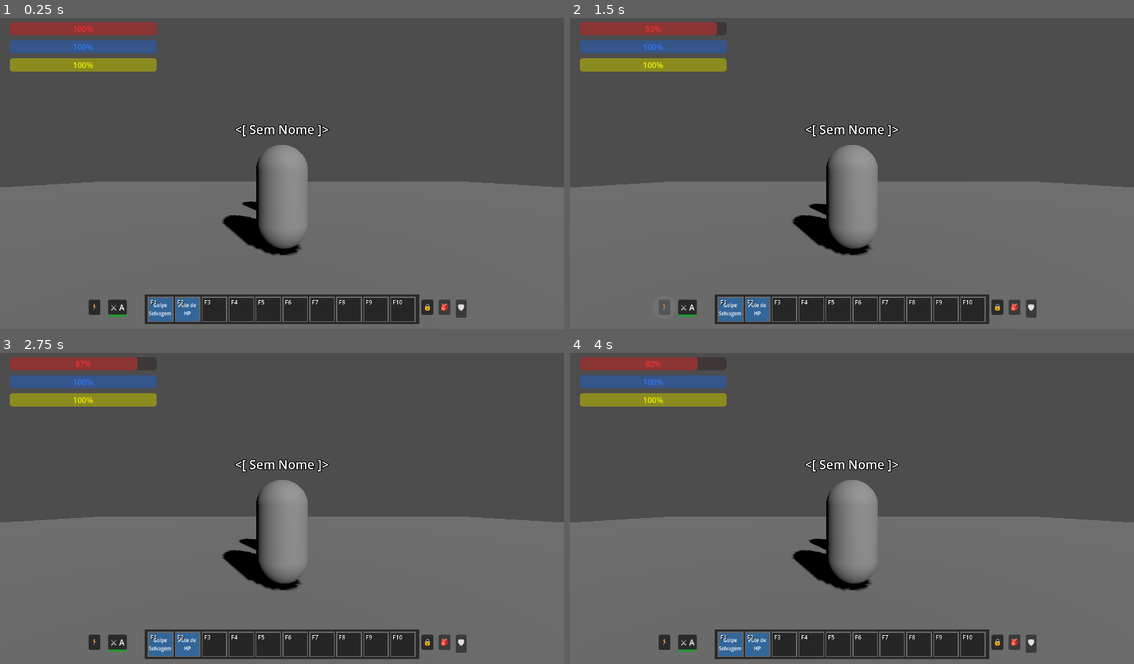
Above: before the commit, frames 1-4 (two rows, left to right).
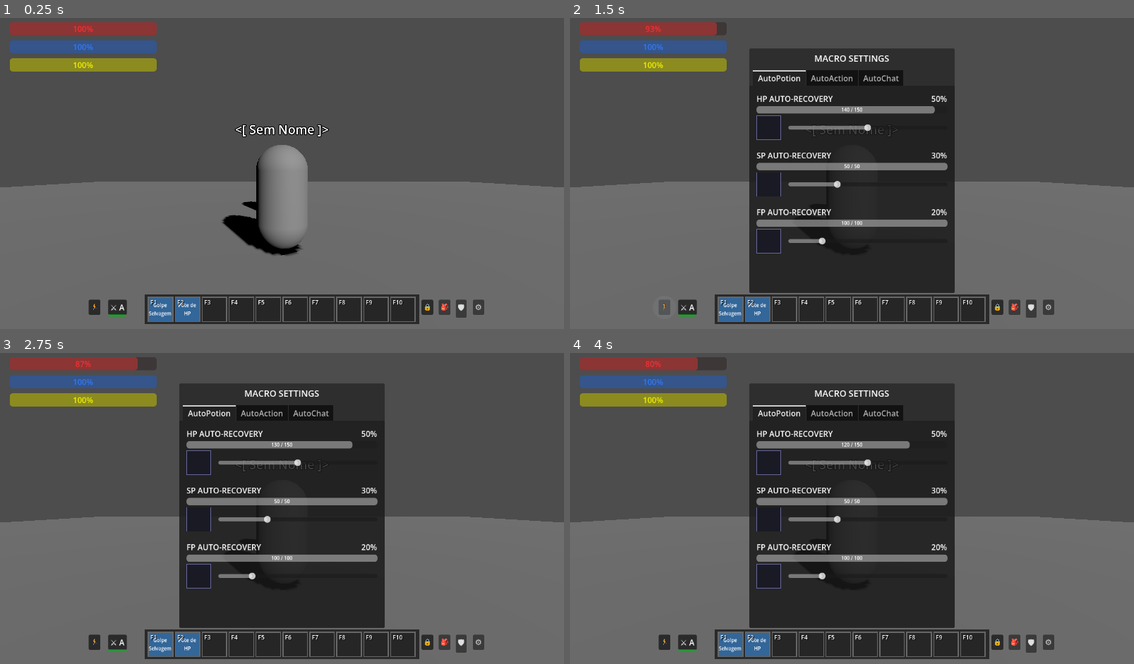
Above: after the commit, the same moments.

Repository: wellingtonpereira12/RFan-Online
Game: Godot game, scene res://levels/TestWorld.tscn
Same seed, same stepped clock (60 frames per second), same inputs: the game is played once before the commit and once after it. This scene is started directly instead of the project's main scene.
Inputs (mouse positions are in pixels of both pictures, inside the frame that each line leads up to):
- Up to frame 1 (0.25 s): no input
- Up to frame 2 (1.5 s): click (1049, 307) at 0.5 s, where only the run after the commit has a clickable "⚙️"; click "🏃" at 1.25 s
- Up to frame 3 (2.75 s): click "🚶" at 2 s
- Up to frame 4 (4 s): click "⚔️ A" at 2.75 s; click "⚔️ M" at 3.5 s

The runs differ from the first frame. In frame 1, less than 0.1% of the frame differs, in the area x 83-86%, y 90-96%; in frame 2, 27%; in frame 3, 27%; in frame 4, 27%, in the area x 31-86%, y 9-96%.

Commit message:
no message

Diff:
--- /dev/null
+++ b/r-fan-online/components/AutoPotionSystem.gd
@@ -0,0 +1,73 @@
+extends Node
+class_name AutoPotionSystem
+
+class PotConfig:
+	var item_id: String = ""
+	var threshold_pct: float = 0.5
+	var last_use_time: int = 0
+	var is_active: bool = false
+
+var hp_config = PotConfig.new()
+var sp_config = PotConfig.new()
+var fp_config = PotConfig.new()
+
+var cooldown_ms: int = 1000
+
+@onready var player = get_parent()
+var vitals: VitalsComponent = null
+var inventory: InventoryManager = null
+
+func _ready() -> void:
+	# Aguarda um frame para garantir que os componentes foram inicializados no Player
+	await get_tree().process_frame
+	vitals = player.get_node_or_null("VitalsComponent")
+	inventory = player.get_node_or_null("InventoryManager")
+
+func _process(_delta: float) -> void:
+	if not vitals or not inventory: return
+	if vitals.hp <= 0: return
+
+	var now = Time.get_ticks_msec()
+
+	_check_and_use(hp_config, vitals.hp, vitals.max_hp, "hp", now)
+	_check_and_use(sp_config, vitals.sp, vitals.max_sp, "sp", now)
+	_check_and_use(fp_config, vitals.fp, vitals.max_fp, "fp", now)
+
+func _check_and_use(config: PotConfig, current: int, max_val: int, type: String, now: int) -> void:
+	if config.item_id == "" or not config.is_active: return
+
+	if now - config.last_use_time < cooldown_ms: return
+
+	var pct = float(current) / float(max_val)
+	if pct <= config.threshold_pct:
+		_execute_use(config, type, now)
+
+func _execute_use(config: PotConfig, type: String, now: int) -> void:
+	# Tenta consumir
+	var success = inventory.consume_item_by_id(config.item_id, 1)
+	if success:
+		var item_data = ItemDatabase.get_item(config.item_id)
+		var valor = item_data.get("valor", 0)
+
+		match type:
+			"hp": vitals.restore_health(valor)
+			"sp": vitals.restore_sp(valor)
+			"fp": vitals.restore_fp(valor)
+
+		config.last_use_time = now
+	else:
+		# Acabou o item
+		config.item_id = ""
+		config.is_active = false
+
+func set_config(type: String, item_id: String, threshold: float):
+	var config = null
+	match type:
+		"hp": config = hp_config
+		"sp": config = sp_config
+		"fp": config = fp_config
+
+	if config:
+		config.item_id = item_id
+		config.threshold_pct = threshold
+		config.is_active = (item_id != "")
--- a/r-fan-online/components/InventoryManager.gd
+++ b/r-fan-online/components/InventoryManager.gd
@@ -118,3 +118,10 @@
 
 	inventory_updated.emit(from_index)
 	inventory_updated.emit(to_index)
+
+func get_total_amount(item_id: String) -> int:
+	var total = 0
+	for slot in slots:
+		if slot["id"] == item_id:
+			total += slot["amount"]
+	return total
--- a/r-fan-online/components/VitalsComponent.gd
+++ b/r-fan-online/components/VitalsComponent.gd
@@ -36,6 +36,17 @@
 	hp = clampi(hp + amount, 0, max_hp)
 	hp_changed.emit(hp, max_hp)
 
+func restore_sp(amount: int) -> void:
+	if hp <= 0: return # Não recupera SP se estiver morto
+	sp = clampi(sp + amount, 0, max_sp)
+	sp_changed.emit(sp, max_sp)
+
+func restore_fp(amount: int) -> void:
+	if hp <= 0: return
+	fp_pool = clampf(fp_pool + float(amount), 0.0, float(max_fp))
+	fp = int(fp_pool)
+	fp_changed.emit(fp, max_fp)
+
 func take_damage(amount: int) -> void:
 	if hp <= 0: return
 	hp = clampi(hp - amount, 0, max_hp)
--- a/r-fan-online/entities/player/Player.gd
+++ b/r-fan-online/entities/player/Player.gd
@@ -80,6 +80,16 @@
 	hud_instance.add_child(equip_ui)
 	equip_ui.setup(equipment_manager)
 
+	# Inicializar MacroUI
+	var macro_scene = preload("res://ui/macro/MacroUI.tscn")
+	var macro_ui = macro_scene.instantiate()
+	hud_instance.add_child(macro_ui)
+
+	# Inicializar Auto Potion System
+	var pot_system = AutoPotionSystem.new()
+	pot_system.name = "AutoPotionSystem"
+	add_child(pot_system)
+
 	# Adicionar equipamentos de teste ao inventário
 	inventory_manager.add_item("espada_ferro", 1)
 	inventory_manager.add_item("capacete_couro", 1)
@@ -97,7 +107,7 @@
 	inventory_manager.add_item("pote_hp_p", 120)
 	inventory_manager.add_item("pote_sp_p", 50)
 	inventory_manager.add_item("pote_fp", 99) # Adicionando a pote de FP!
-	inventory_manager.add_item("super_pote", 10)
+	inventory_manager.add_item("pote_fp", 10)
 
 	# --- ALQUIMIA GLOBAL (Injeção de Seleção do Singleton) ---
 	var p_name = GameManager.player_name
@@ -262,6 +272,12 @@
 		var eq_ui = get_tree().get_first_node_in_group("equipment_ui")
 		if eq_ui and eq_ui.visible:
 			eq_ui.visible = false
+			esc_handled = true
+
+		# 3. Fechar Macro se estiver aberto
+		var m_ui = get_tree().get_first_node_in_group("macro_ui")
+		if m_ui and m_ui.visible:
+			m_ui.visible = false
 			esc_handled = true
 
 		# 2. Desmarcar Target e parar ataque
--- a/r-fan-online/ui/hud/SkillBar.gd
+++ b/r-fan-online/ui/hud/SkillBar.gd
@@ -96,6 +96,15 @@
 	self.add_child(equip_btn)
 	equip_btn.position = Vector2(size.x + 75, 10)
 
+	# --- Botão de Macro Settings ---
+	var macro_btn = Button.new()
+	macro_btn.text = "⚙️" # Ícone de engrenagem para Macro/Settings
+	macro_btn.tooltip_text = "Macro Settings (Y)"
+	macro_btn.focus_mode = Control.FOCUS_NONE
+	macro_btn.pressed.connect(_on_macro_button_pressed)
+	self.add_child(macro_btn)
+	macro_btn.position = Vector2(size.x + 110, 10)
+
 	# --- CRIAR SKILLS DE TESTE PARA VOCÊ PODER ARRASTAR ---
 	var fake_skill1 = SkillResource.new()
 	fake_skill1.skill_name = "Ataque Básico"
@@ -129,6 +138,13 @@
 		equip_ui.visible = !equip_ui.visible
 	else:
 		print("EquipmentUI não encontrado!")
+
+func _on_macro_button_pressed() -> void:
+	var macro_ui = get_tree().get_first_node_in_group("macro_ui")
+	if macro_ui:
+		macro_ui.visible = !macro_ui.visible
+	else:
+		print("MacroUI não encontrado!")
 
 func _on_run_btn_toggled(pressed: bool) -> void:
 	is_running = pressed
--- /dev/null
+++ b/r-fan-online/ui/macro/AutoPotSlot.gd
@@ -0,0 +1,125 @@
+extends Panel
+class_name AutoPotSlot
+
+var icon_rect: TextureRect
+var amount_label: Label
+
+var item_id: String = ""
+var pot_type: String = "hp" # "hp", "sp", "fp"
+
+signal item_changed(new_item_id: String)
+
+func _ready() -> void:
+	custom_minimum_size = Vector2(50, 50)
+	mouse_filter = Control.MOUSE_FILTER_STOP
+
+	var style = StyleBoxFlat.new()
+	style.bg_color = Color(0.1, 0.1, 0.15, 0.8)
+	style.border_width_left = 1
+	style.border_width_top = 1
+	style.border_width_right = 1
+	style.border_width_bottom = 1
+	style.border_color = Color(0.4, 0.4, 0.6, 1.0)
+	add_theme_stylebox_override("panel", style)
+
+	icon_rect = get_node_or_null("IconRect")
+	amount_label = get_node_or_null("AmountLabel")
+
+	if not icon_rect:
+		icon_rect = TextureRect.new()
+		icon_rect.name = "IconRect"
+		icon_rect.expand_mode = TextureRect.EXPAND_IGNORE_SIZE
+		icon_rect.set_anchors_preset(Control.PRESET_FULL_RECT)
+		icon_rect.mouse_filter = Control.MOUSE_FILTER_IGNORE
+		add_child(icon_rect)
+
+	if not amount_label:
+		amount_label = Label.new()
+		amount_label.name = "AmountLabel"
+		amount_label.horizontal_alignment = HORIZONTAL_ALIGNMENT_RIGHT
+		amount_label.vertical_alignment = VERTICAL_ALIGNMENT_BOTTOM
+		amount_label.set_anchors_preset(Control.PRESET_BOTTOM_RIGHT)
+		amount_label.offset_right = -3
+		amount_label.add_theme_font_size_override("font_size", 12)
+		amount_label.add_theme_color_override("font_outline_color", Color.BLACK)
+		amount_label.add_theme_constant_override("outline_size", 4)
+		add_child(amount_label)
+
+	clear_slot()
+
+func set_item(id: String) -> void:
+	item_id = id
+	if item_id == "":
+		clear_slot()
+		return
+
+	var data = ItemDatabase.get_item(item_id)
+	if data.is_empty():
+		clear_slot()
+		return
+
+	if icon_rect:
+		if data.has("icon") and data["icon"] != null:
+			icon_rect.texture = data["icon"]
+			icon_rect.modulate = Color(1, 1, 1, 1)
+		else:
+			icon_rect.texture = null
+			icon_rect.modulate = Color(0.2, 0.6, 1, 1)
+
+	item_changed.emit(item_id)
+	_update_amount()
+
+func clear_slot() -> void:
+	item_id = ""
+	if icon_rect:
+		icon_rect.texture = null
+		icon_rect.modulate = Color(1, 1, 1, 0)
+	if amount_label:
+		amount_label.text = ""
+	item_changed.emit("")
+
+func _update_amount() -> void:
+	if item_id == "": return
+	var inv = get_tree().get_first_node_in_group("inventory_manager")
+	if inv:
+		var total = inv.get_total_amount(item_id)
+		if amount_label:
+			amount_label.text = str(total)
+		if total <= 0:
+			clear_slot()
+
+# --- Drag & Drop com Validação de Tipo de Potion ---
+func _can_drop_data(_at_position: Vector2, data: Variant) -> bool:
+	if typeof(data) != TYPE_DICTIONARY or data.get("type") != "inventory_slot":
+		return false
+
+	var item = data.get("data", {})
+
+	# 1. Deve ser do tipo "potion"
+	if item.get("tipo") != "potion":
+		return false
+
+	# 2. Valida o efeito contra o tipo do slot
+	var efeito = item.get("efeito", "")
+
+	# Lógica de permissão:
+	# Se a poção é híbrida (hp_sp), aceita em HP ou SP
+	# Se for específica, só aceita no seu respectivo slot
+	match pot_type:
+		"hp":
+			return efeito == "hp" or efeito == "hp_sp"
+		"sp":
+			return efeito == "sp" or efeito == "hp_sp"
+		"fp":
+			return efeito == "fp"
+
+	return false
+
+func _drop_data(_at_position: Vector2, data: Variant) -> void:
+	var id = data.get("data", {}).get("id", "")
+	set_item(id)
+
+func _gui_input(event: InputEvent) -> void:
+	if event is InputEventMouseButton and event.pressed:
+		if event.button_index == MOUSE_BUTTON_RIGHT:
+			clear_slot()
--- /dev/null
+++ b/r-fan-online/ui/macro/MacroUI.gd
@@ -0,0 +1,128 @@
+extends Control
+
+@onready var background = $Background
+@onready var hp_slider = $Background/TabContainer/AutoPotion/Margin/Sections/HPSection/HBox/Slider
+@onready var hp_val_label = $Background/TabContainer/AutoPotion/Margin/Sections/HPSection/Header/Value
+@onready var hp_slot_panel = $Background/TabContainer/AutoPotion/Margin/Sections/HPSection/HBox/Slot
+@onready var hp_bar = $Background/TabContainer/AutoPotion/Margin/Sections/HPSection/ProgressBar
+@onready var hp_status_label = $Background/TabContainer/AutoPotion/Margin/Sections/HPSection/ProgressBar/Status
+
+@onready var sp_slider = $Background/TabContainer/AutoPotion/Margin/Sections/SPSection/HBox/Slider
+@onready var sp_val_label = $Background/TabContainer/AutoPotion/Margin/Sections/SPSection/Header/Value
+@onready var sp_slot_panel = $Background/TabContainer/AutoPotion/Margin/Sections/SPSection/HBox/Slot
+@onready var sp_bar = $Background/TabContainer/AutoPotion/Margin/Sections/SPSection/ProgressBar
+@onready var sp_status_label = $Background/TabContainer/AutoPotion/Margin/Sections/SPSection/ProgressBar/Status
+
+@onready var fp_slider = $Background/TabContainer/AutoPotion/Margin/Sections/FPSection/HBox/Slider
+@onready var fp_val_label = $Background/TabContainer/AutoPotion/Margin/Sections/FPSection/Header/Value
+@onready var fp_slot_panel = $Background/TabContainer/AutoPotion/Margin/Sections/FPSection/HBox/Slot
+@onready var fp_bar = $Background/TabContainer/AutoPotion/Margin/Sections/FPSection/ProgressBar
+@onready var fp_status_label = $Background/TabContainer/AutoPotion/Margin/Sections/FPSection/ProgressBar/Status
+
+var hp_slot: AutoPotSlot
+var sp_slot: AutoPotSlot
+var fp_slot: AutoPotSlot
+
+var dragging = false
+var drag_offset = Vector2.ZERO
+
+func _ready() -> void:
+	visible = false
+
+	# Importante: O painel pai do slot DEVE ignorar o mouse para o slot (filho) receber o drop
+	hp_slot_panel.mouse_filter = Control.MOUSE_FILTER_IGNORE
+	sp_slot_panel.mouse_filter = Control.MOUSE_FILTER_IGNORE
+	fp_slot_panel.mouse_filter = Control.MOUSE_FILTER_IGNORE
+
+	# Inicializa os slots
+	hp_slot = _setup_slot(hp_slot_panel, "hp")
+	sp_slot = _setup_slot(sp_slot_panel, "sp")
+	fp_slot = _setup_slot(fp_slot_panel, "fp")
+
+	# Conecta sliders
+	hp_slider.value_changed.connect(_on_hp_slider_changed)
+	sp_slider.value_changed.connect(_on_sp_slider_changed)
+	fp_slider.value_changed.connect(_on_fp_slider_changed)
+
+	# Inicializa labels
+	_on_hp_slider_changed(hp_slider.value)
+	_on_sp_slider_changed(sp_slider.value)
+	_on_fp_slider_changed(fp_slider.value)
+
+	# Conecta sinal do inventário
+	var inv = get_tree().get_first_node_in_group("inventory_manager")
+	if inv:
+		inv.inventory_updated.connect(_on_inventory_updated)
+
+	# Ativa o arraste da janela pelo fundo
+	background.mouse_filter = Control.MOUSE_FILTER_STOP
+	background.gui_input.connect(_on_background_gui_input)
+
+func _setup_slot(panel: Panel, type: String) -> AutoPotSlot:
+	var slot = AutoPotSlot.new()
+	slot.pot_type = type
+	panel.add_child(slot)
+	slot.set_anchors_preset(Control.PRESET_FULL_RECT)
+	slot.item_changed.connect(_update_system_config.bind(type))
+	return slot
+
+func _on_inventory_updated(_idx: int) -> void:
+	if visible:
+		if hp_slot: hp_slot._update_amount()
+		if sp_slot: sp_slot._update_amount()
+		if fp_slot: fp_slot._update_amount()
+
+func _process(_delta: float) -> void:
+	if not visible: return
+
+	var player = get_tree().get_first_node_in_group("players")
+	if player and player.has_node("VitalsComponent"):
+		var vitals = player.get_node("VitalsComponent")
+		_update_bar(hp_bar, hp_status_label, vitals.hp, vitals.max_hp)
+		_update_bar(sp_bar, sp_status_label, vitals.sp, vitals.max_sp)
+		_update_bar(fp_bar, fp_status_label, vitals.fp, vitals.max_fp)
+
+func _update_bar(bar: ProgressBar, label: Label, current: int, max_val: int):
+	bar.max_value = max_val
+	bar.value = current
+	label.text = str(current) + " / " + str(max_val)
+
+func _update_system_config(_id: String, type: String) -> void:
+	var player = get_tree().get_first_node_in_group("players")
+	if not player: return
+	var system = player.get_node_or_null("AutoPotionSystem")
+	if not system: return
+
+	match type:
+		"hp": system.set_config("hp", hp_slot.item_id, hp_slider.value / 100.0)
+		"sp": system.set_config("sp", sp_slot.item_id, sp_slider.value / 100.0)
+		"fp": system.set_config("fp", fp_slot.item_id, fp_slider.value / 100.0)
+
+func _on_hp_slider_changed(value: float) -> void:
+	hp_val_label.text = str(int(value)) + "%"
+	_update_system_config("", "hp")
+
+func _on_sp_slider_changed(value: float) -> void:
+	sp_val_label.text = str(int(value)) + "%"
+	_update_system_config("", "sp")
+
+func _on_fp_slider_changed(value: float) -> void:
+	fp_val_label.text = str(int(value)) + "%"
+	_update_system_config("", "fp")
+
+func _unhandled_input(event: InputEvent) -> void:
+	if event is InputEventKey and event.pressed and not event.echo:
+		if event.keycode == KEY_Y:
+			visible = !visible
+			if visible:
+				_on_inventory_updated(-1)
+
+func _on_background_gui_input(event: InputEvent) -> void:
+	if event is InputEventMouseButton and event.button_index == MOUSE_BUTTON_LEFT:
+		if event.pressed:
+			dragging = true
+			drag_offset = get_global_mouse_position() - background.global_position
+		else:
+			dragging = false
+	elif event is InputEventMouseMotion and dragging:
+		background.global_position = get_global_mouse_position() - drag_offset
--- /dev/null
+++ b/r-fan-online/ui/macro/MacroUI.tscn
@@ -0,0 +1,221 @@
+[gd_scene load_steps=2 format=3 uid="uid://c6j7k8l9m0n1p"]
+
+[ext_resource type="Script" path="res://ui/macro/MacroUI.gd" id="1_macro"]
+
+[node name="MacroUI" type="Control" groups=["macro_ui"]]
+layout_mode = 3
+anchors_preset = 8
+anchor_left = 0.5
+anchor_top = 0.5
+anchor_right = 0.5
+anchor_bottom = 0.5
+grow_horizontal = 2
+grow_vertical = 2
+script = ExtResource("1_macro")
+
+[node name="Background" type="Panel" parent="."]
+custom_minimum_size = Vector2(420, 500)
+layout_mode = 1
+anchors_preset = 8
+anchor_left = 0.5
+anchor_top = 0.5
+anchor_right = 0.5
+anchor_bottom = 0.5
+offset_left = -210.0
+offset_top = -250.0
+offset_right = 210.0
+offset_bottom = 250.0
+grow_horizontal = 2
+grow_vertical = 2
+
+[node name="Title" type="Label" parent="Background"]
+layout_mode = 1
+anchors_preset = 10
+anchor_right = 1.0
+offset_bottom = 40.0
+grow_horizontal = 2
+theme_override_font_sizes/font_size = 18
+text = "MACRO SETTINGS"
+horizontal_alignment = 1
+vertical_alignment = 1
+
+[node name="TabContainer" type="TabContainer" parent="Background"]
+layout_mode = 1
+anchors_preset = 15
+anchor_right = 1.0
+anchor_bottom = 1.0
+offset_top = 45.0
+grow_horizontal = 2
+grow_vertical = 2
+
+[node name="AutoPotion" type="VBoxContainer" parent="Background/TabContainer"]
+layout_mode = 2
+theme_override_constants/separation = 15
+
+[node name="Margin" type="MarginContainer" parent="Background/TabContainer/AutoPotion"]
+layout_mode = 2
+theme_override_constants/margin_left = 15
+theme_override_constants/margin_top = 15
+theme_override_constants/margin_right = 15
+theme_override_constants/margin_bottom = 15
+
+[node name="Sections" type="VBoxContainer" parent="Background/TabContainer/AutoPotion/Margin"]
+layout_mode = 2
+theme_override_constants/separation = 20
+
+[node name="HPSection" type="VBoxContainer" parent="Background/TabContainer/AutoPotion/Margin/Sections"]
+layout_mode = 2
+
+[node name="Header" type="HBoxContainer" parent="Background/TabContainer/AutoPotion/Margin/Sections/HPSection"]
+layout_mode = 2
+
+[node name="Label" type="Label" parent="Background/TabContainer/AutoPotion/Margin/Sections/HPSection/Header"]
+layout_mode = 2
+size_flags_horizontal = 3
+text = "HP AUTO-RECOVERY"
+
+[node name="Value" type="Label" parent="Background/TabContainer/AutoPotion/Margin/Sections/HPSection/Header"]
+layout_mode = 2
+text = "50%"
+
+[node name="ProgressBar" type="ProgressBar" parent="Background/TabContainer/AutoPotion/Margin/Sections/HPSection"]
+custom_minimum_size = Vector2(0, 15)
+layout_mode = 2
+value = 75.0
+show_percentage = false
+
+[node name="Status" type="Label" parent="Background/TabContainer/AutoPotion/Margin/Sections/HPSection/ProgressBar"]
+layout_mode = 1
+anchors_preset = 15
+anchor_right = 1.0
+anchor_bottom = 1.0
+grow_horizontal = 2
+grow_vertical = 2
+theme_override_font_sizes/font_size = 10
+text = "1000 / 1000"
+horizontal_alignment = 1
+vertical_alignment = 1
+
+[node name="HBox" type="HBoxContainer" parent="Background/TabContainer/AutoPotion/Margin/Sections/HPSection"]
+layout_mode = 2
+theme_override_constants/separation = 15
+
+[node name="Slot" type="Panel" parent="Background/TabContainer/AutoPotion/Margin/Sections/HPSection/HBox"]
+custom_minimum_size = Vector2(50, 50)
+layout_mode = 2
+
+[node name="Slider" type="HSlider" parent="Background/TabContainer/AutoPotion/Margin/Sections/HPSection/HBox"]
+layout_mode = 2
+size_flags_horizontal = 3
+size_flags_vertical = 4
+value = 50.0
+
+[node name="SPSection" type="VBoxContainer" parent="Background/TabContainer/AutoPotion/Margin/Sections"]
+layout_mode = 2
+
+[node name="Header" type="HBoxContainer" parent="Background/TabContainer/AutoPotion/Margin/Sections/SPSection"]
+layout_mode = 2
+
+[node name="Label" type="Label" parent="Background/TabContainer/AutoPotion/Margin/Sections/SPSection/Header"]
+layout_mode = 2
+size_flags_horizontal = 3
+text = "SP AUTO-RECOVERY"
+
+[node name="Value" type="Label" parent="Background/TabContainer/AutoPotion/Margin/Sections/SPSection/Header"]
+layout_mode = 2
+text = "30%"
+
+[node name="ProgressBar" type="ProgressBar" parent="Background/TabContainer/AutoPotion/Margin/Sections/SPSection"]
+custom_minimum_size = Vector2(0, 15)
+layout_mode = 2
+value = 50.0
+show_percentage = false
+
+[node name="Status" type="Label" parent="Background/TabContainer/AutoPotion/Margin/Sections/SPSection/ProgressBar"]
+layout_mode = 1
+anchors_preset = 15
+anchor_right = 1.0
+anchor_bottom = 1.0
+grow_horizontal = 2
+grow_vertical = 2
+theme_override_font_sizes/font_size = 10
+text = "500 / 1000"
+horizontal_alignment = 1
+vertical_alignment = 1
+
+[node name="HBox" type="HBoxContainer" parent="Background/TabContainer/AutoPotion/Margin/Sections/SPSection"]
+layout_mode = 2
+theme_override_constants/separation = 15
+
+[node name="Slot" type="Panel" parent="Background/TabContainer/AutoPotion/Margin/Sections/SPSection/HBox"]
+custom_minimum_size = Vector2(50, 50)
+layout_mode = 2
+
+[node name="Slider" type="HSlider" parent="Background/TabContainer/AutoPotion/Margin/Sections/SPSection/HBox"]
+layout_mode = 2
+size_flags_horizontal = 3
+size_flags_vertical = 4
+value = 30.0
+
+[node name="FPSection" type="VBoxContainer" parent="Background/TabContainer/AutoPotion/Margin/Sections"]
+layout_mode = 2
+
+[node name="Header" type="HBoxContainer" parent="Background/TabContainer/AutoPotion/Margin/Sections/FPSection"]
+layout_mode = 2
+
+[node name="Label" type="Label" parent="Background/TabContainer/AutoPotion/Margin/Sections/FPSection/Header"]
+layout_mode = 2
+size_flags_horizontal = 3
+text = "FP AUTO-RECOVERY"
+
+[node name="Value" type="Label" parent="Background/TabContainer/AutoPotion/Margin/Sections/FPSection/Header"]
+layout_mode = 2
+text = "20%"
+
+[node name="ProgressBar" type="ProgressBar" parent="Background/TabContainer/AutoPotion/Margin/Sections/FPSection"]
+custom_minimum_size = Vector2(0, 15)
+layout_mode = 2
+value = 100.0
+show_percentage = false
+
+[node name="Status" type="Label" parent="Background/TabContainer/AutoPotion/Margin/Sections/FPSection/ProgressBar"]
+layout_mode = 1
+anchors_preset = 15
+anchor_right = 1.0
+anchor_bottom = 1.0
+grow_horizontal = 2
+grow_vertical = 2
+theme_override_font_sizes/font_size = 10
+text = "100 / 100"
+horizontal_alignment = 1
+vertical_alignment = 1
+
+[node name="HBox" type="HBoxContainer" parent="Background/TabContainer/AutoPotion/Margin/Sections/FPSection"]
+layout_mode = 2
+theme_override_constants/separation = 15
+
+[node name="Slot" type="Panel" parent="Background/TabContainer/AutoPotion/Margin/Sections/FPSection/HBox"]
+custom_minimum_size = Vector2(50, 50)
+layout_mode = 2
+
+[node name="Slider" type="HSlider" parent="Background/TabContainer/AutoPotion/Margin/Sections/FPSection/HBox"]
+layout_mode = 2
+size_flags_horizontal = 3
+size_flags_vertical = 4
+value = 20.0
+
+[node name="AutoAction" type="CenterContainer" parent="Background/TabContainer"]
+visible = false
+layout_mode = 2
+
+[node name="Label" type="Label" parent="Background/TabContainer/AutoAction"]
+layout_mode = 2
+text = "Coming Soon..."
+
+[node name="AutoChat" type="CenterContainer" parent="Background/TabContainer"]
+visible = false
+layout_mode = 2
+
+[node name="Label" type="Label" parent="Background/TabContainer/AutoChat"]
+layout_mode = 2
+text = "Coming Soon..."
Not shown, added: r-fan-online/components/AutoPotionSystem.gd.uid
Not shown, added: r-fan-online/ui/macro/AutoPotSlot.gd.uid
Not shown, added: r-fan-online/ui/macro/MacroUI.gd.uid
